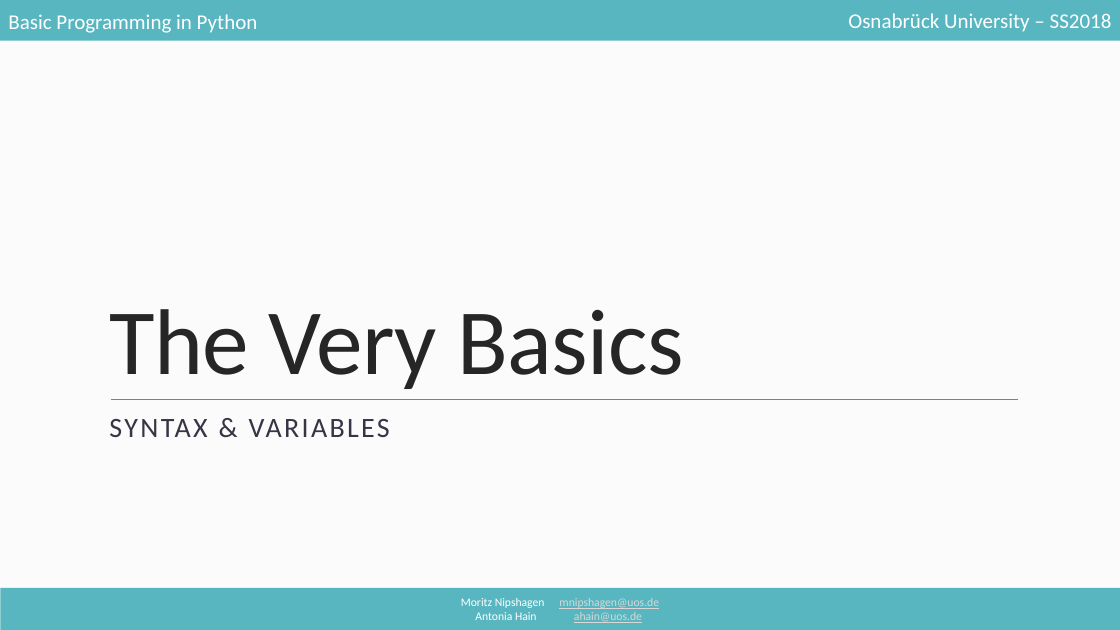
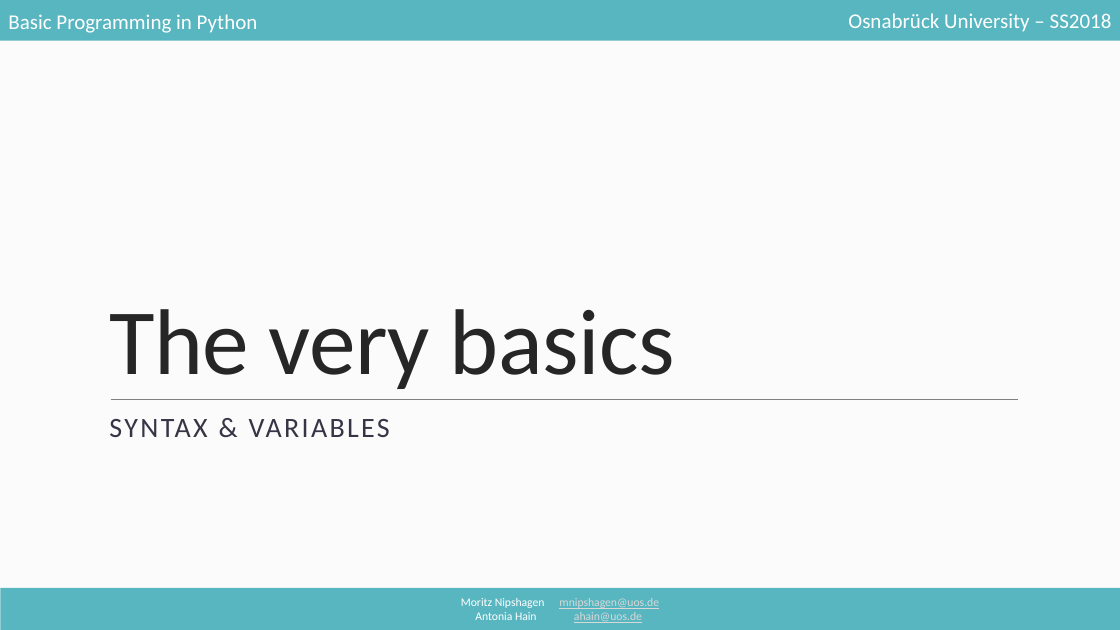
Before and after one commit to mnipshagen/monty, a slide deck: slide 1 of 2018/02/Syntax_and_variables.pptx. Drawn at 1120x630 pixels with LibreOffice and Linux fonts; fonts in the diff are those of the drawing. Boxes give left, top, right and bottom in pixels: in the first picture for what was removed or moved away, otherwise in the second. Text is boxed around its words. In the diff, an @@ line names an element or a change of style, - is before the commit and + after.

```diff
--- a/2018/02/Syntax_and_variables.pptx
+++ b/2018/02/Syntax_and_variables.pptx
@@ title at (109,309,675,389): text changed @@
-The Very Basics
+The very basics
```
Also in this commit, not shown: 7 other slides changed, 12 slides added, 2 slides removed.
